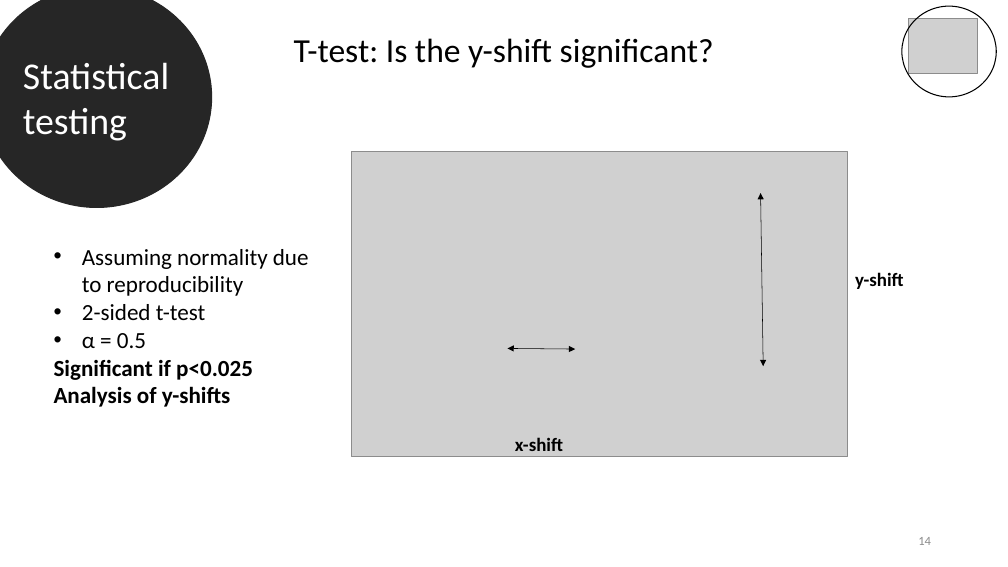
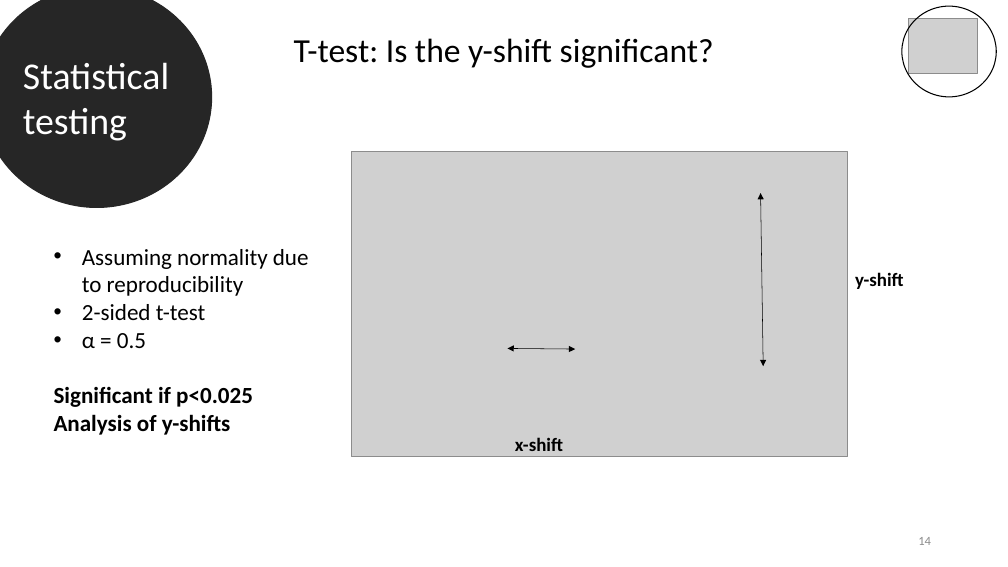
Before and after one commit to datascience-mobi-2022/2022-topic-03-team-05, a slide deck: slide 14 of Final presentation outline & temporary draft.pptx. Drawn at 1008x567 pixels with LibreOffice and Linux fonts; fonts in the diff are those of the drawing; grey boxes stand for pictures. Boxes give left, top, right and bottom in pixels: in the first picture for what was removed or moved away, otherwise in the second. Text is boxed around its words. In the diff, an @@ line names an element or a change of style, - is before the commit and + after.

```diff
--- a/Final presentation outline & temporary draft.pptx
+++ b/Final presentation outline & temporary draft.pptx
@@ text "Assuming normality due to reproducibility" rewrapped from bbox=[54, 249, 309, 407] to bbox=[54, 249, 309, 435] @@
```
Also in this commit, not shown: 5 other slides changed.
